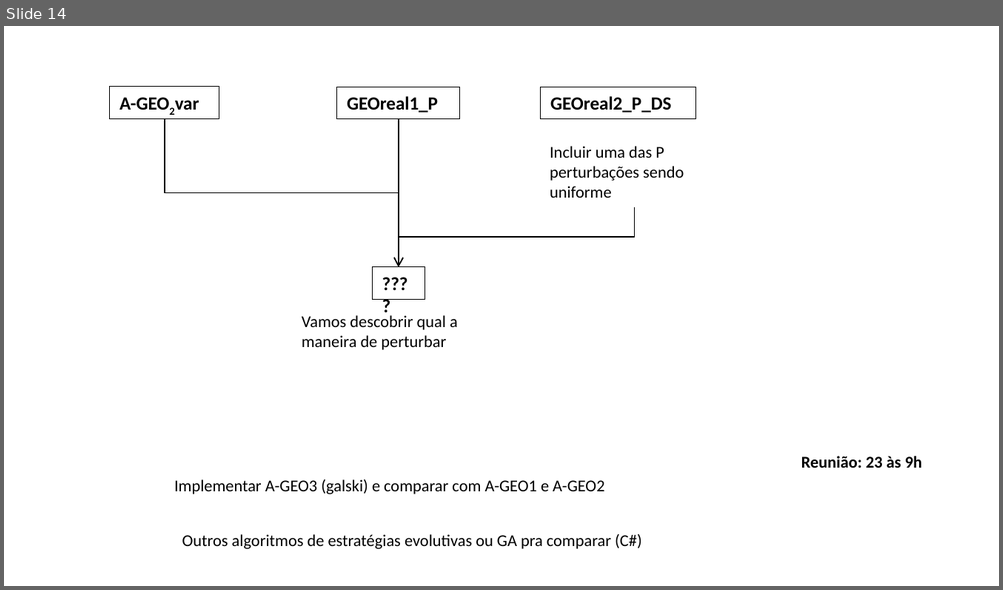
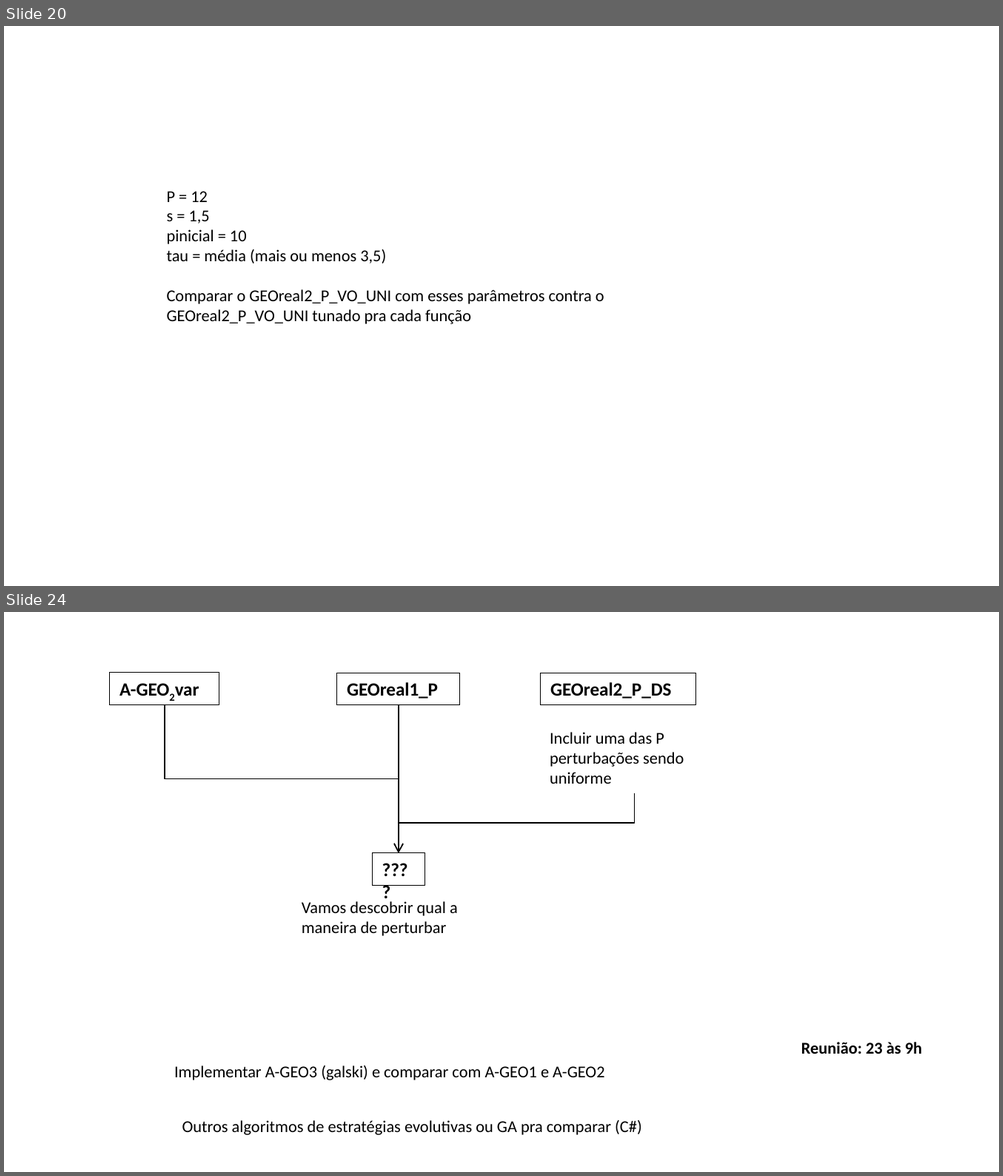
Before and after one commit to leobeckerdaluz/GEO_OptimizationAlgorithms, a slide deck: Apresentacoes/comparação de resultados - v3.pptx. Shown one above the other, each under a label of ours: slide 14 before the commit, slides 20 and 24 after it; the slides between them are not shown. The pictures are 1003x590 and 1003x1176 pixels, drawn with LibreOffice and Linux fonts; fonts in the diff are those of the drawing. Boxes give left, top, right and bottom in pixels: in the first picture for what was removed or moved away, otherwise in the second. Text is boxed around its words. In the diff, an @@ line names an element or a change of style, - is before the commit and + after.

```diff
--- a/Apresentacoes/comparação de resultados - v3.pptx
+++ b/Apresentacoes/comparação de resultados - v3.pptx
@@ slide 20 added at (4,26,999,586), background #FFFFFF @@
@@ text added at (167,191,604,324), 12 pt, text #000000 @@
+P = 12
+s = 1,5
+pinicial = 10
+tau = média (mais ou menos 3,5)
+Comparar o GEOreal2_P_VO_UNI com esses parâmetros contra o GEOreal2_P_VO_UNI tunado pra cada função
@@ what was slide 14 is now slide 24 @@
```
Also in this commit, not shown: 3 slides changed, 10 other slides added, 2 slides removed, 17 other files.
